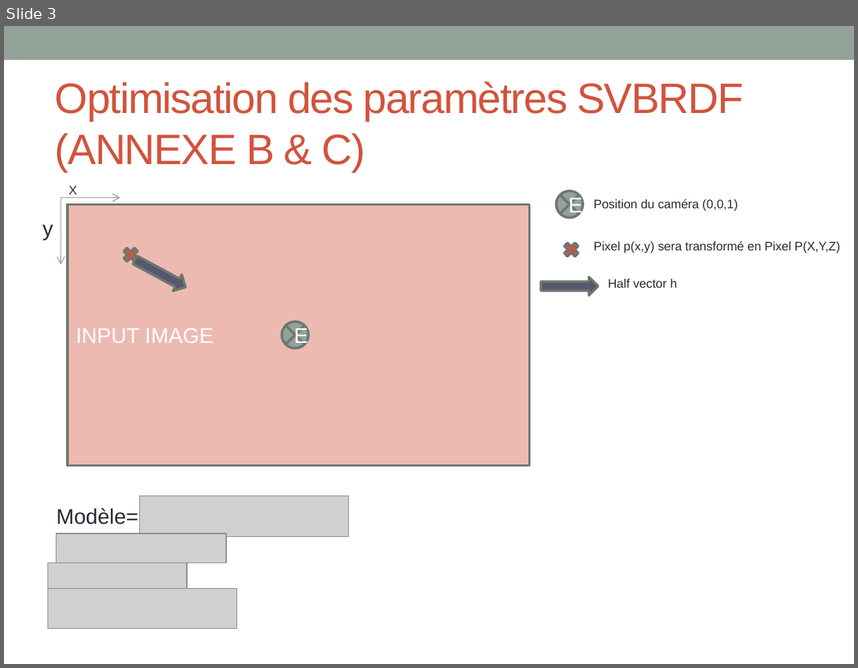
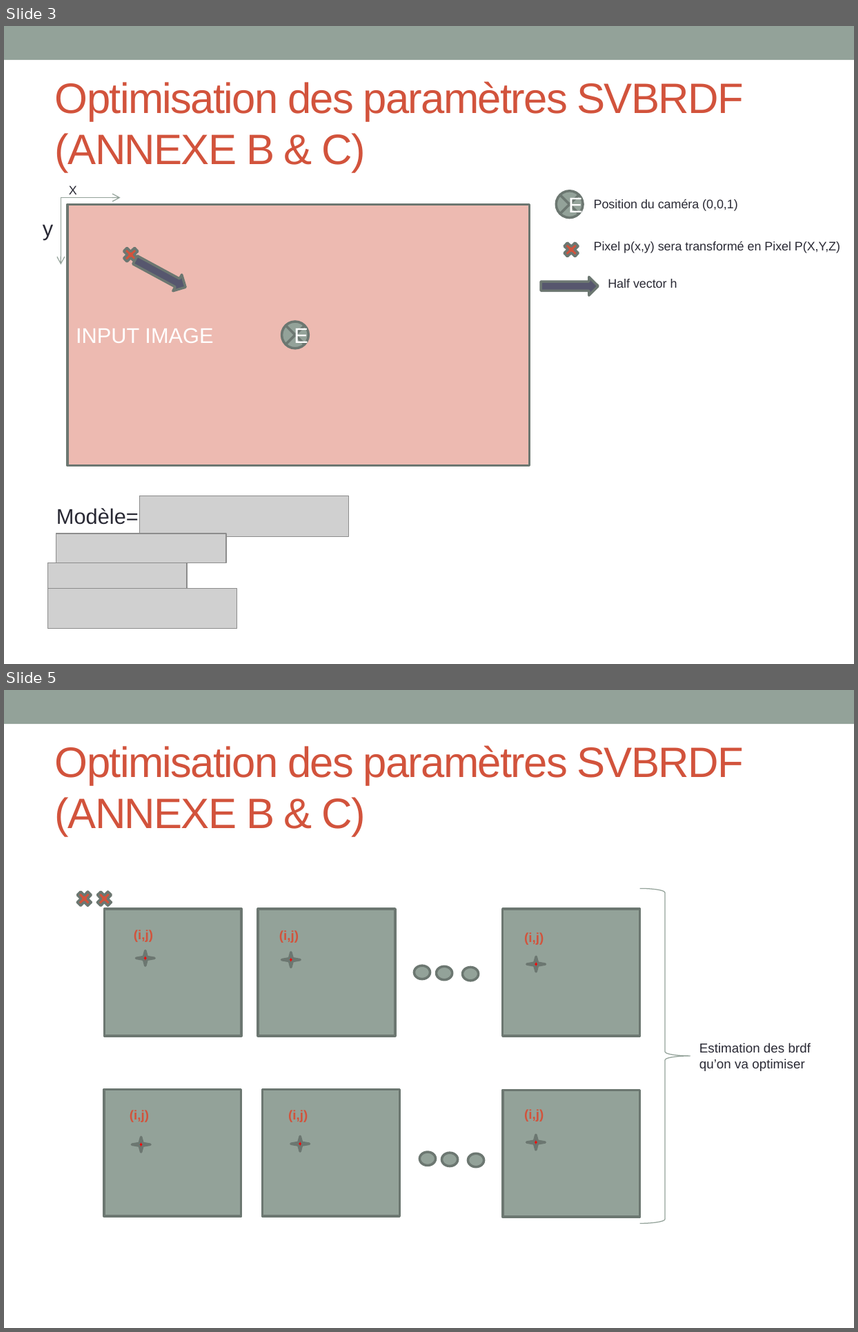
Before and after one commit to boykely/java_helloWorld, a slide deck: Slide/discussion.pptx. Shown one above the other, each under a label of ours: slide 3 before the commit, slides 3 and 5 after it; the slides between them are not shown. The pictures are 858x668 and 858x1332 pixels, drawn with LibreOffice and Linux fonts; fonts in the diff are those of the drawing; grey boxes stand for pictures. Boxes give left, top, right and bottom in pixels: in the first picture for what was removed or moved away, otherwise in the second. Text is boxed around its words. In the diff, an @@ line names an element or a change of style, - is before the commit and + after.

```diff
--- a/Slide/discussion.pptx
+++ b/Slide/discussion.pptx
@@ slide 5 added at (4, 690, 854, 1328), background #FFFFFF; not listed: 1 template element that a slide beside it also shows @@
@@ title added at (55, 745, 744, 836), 36 pt, text #D2533C @@
+Optimisation des paramètres SVBRDF (ANNEXE B & C)
@@ cross added at (74, 888, 95, 909), fill #D2533C, outline #6D7871 2.08 pt @@
@@ cross added at (94, 888, 114, 909), fill #D2533C, outline #6D7871 2.08 pt @@
@@ right brace added at (640, 888, 690, 1223), outline #93A299 0.75 pt @@
@@ rectangle added at (104, 909, 241, 1035), fill #93A299, outline #6D7871 2.08 pt @@
@@ rectangle added at (258, 909, 395, 1035), fill #93A299, outline #6D7871 2.08 pt @@
@@ rectangle added at (503, 909, 640, 1035), fill #93A299, outline #6D7871 2.08 pt @@
@@ text added at (134, 929, 153, 942), 11 pt, text #D2533C, bold @@
+(i,j)
@@ text added at (279, 930, 299, 943), 11 pt, text #D2533C, bold @@
+(i,j)
@@ text added at (524, 932, 544, 945), 11 pt, text #D2533C, bold @@
+(i,j)
@@ star added at (136, 950, 154, 965), fill #FF0000, outline #6D7871 2.08 pt @@
@@ star added at (282, 952, 301, 967), fill #FF0000, outline #6D7871 2.08 pt @@
@@ star added at (527, 957, 546, 972), fill #FF0000, outline #6D7871 2.08 pt @@
@@ ellipse added at (414, 965, 430, 979), fill #93A299, outline #6D7871 2.08 pt @@
@@ ellipse added at (437, 966, 452, 980), fill #93A299, outline #6D7871 2.08 pt @@
@@ ellipse added at (462, 967, 478, 980), fill #93A299, outline #6D7871 2.08 pt @@
@@ text added at (700, 1043, 811, 1071), 11 pt, text #292934 @@
+Estimation des brdf qu’on va optimiser
@@ rectangle added at (104, 1089, 241, 1215), fill #93A299, outline #6D7871 2.08 pt @@
@@ rectangle added at (263, 1089, 399, 1215), fill #93A299, outline #6D7871 2.08 pt @@
@@ rectangle added at (503, 1090, 640, 1216), fill #93A299, outline #6D7871 2.08 pt @@
@@ text added at (130, 1110, 149, 1122), 11 pt, text #D2533C, bold @@
+(i,j)
@@ text added at (288, 1110, 308, 1122), 11 pt, text #D2533C, bold @@
+(i,j)
@@ text added at (524, 1109, 544, 1121), 11 pt, text #D2533C, bold @@
+(i,j)
@@ star added at (132, 1137, 150, 1152), fill #FF0000, outline #6D7871 2.08 pt @@
@@ star added at (291, 1136, 310, 1152), fill #FF0000, outline #6D7871 2.08 pt @@
@@ star added at (527, 1134, 546, 1150), fill #FF0000, outline #6D7871 2.08 pt @@
@@ ellipse added at (419, 1152, 436, 1165), fill #93A299, outline #6D7871 2.08 pt @@
@@ ellipse added at (441, 1152, 458, 1166), fill #93A299, outline #6D7871 2.08 pt @@
@@ ellipse added at (468, 1153, 484, 1167), fill #93A299, outline #6D7871 2.08 pt @@
```
Also in this commit, not shown: 1 slide changed.
